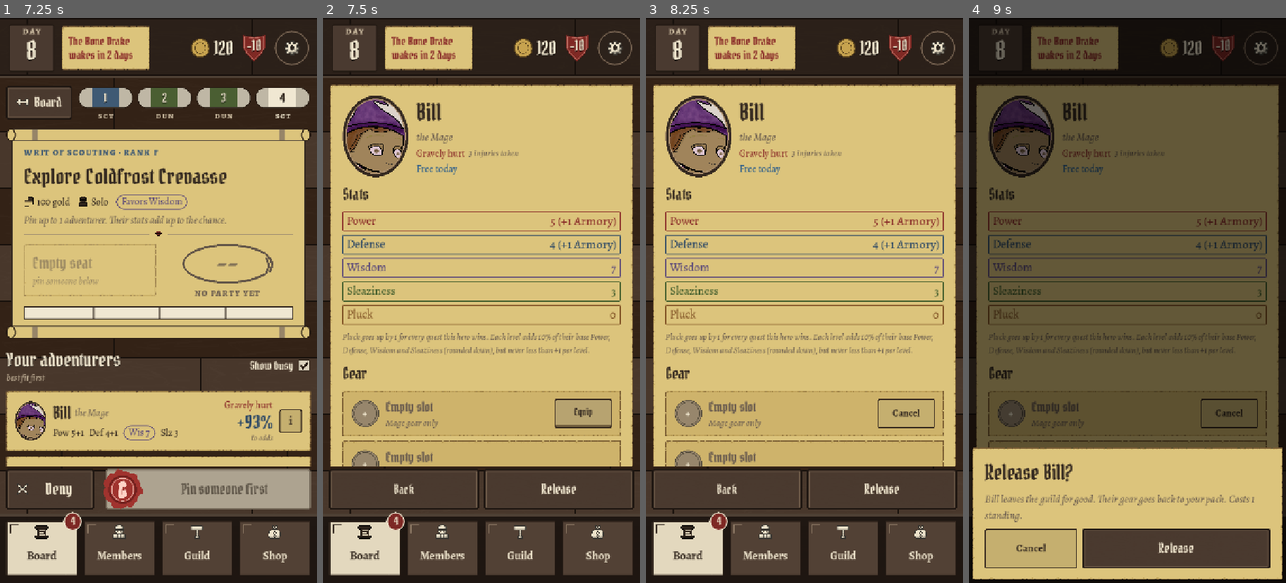
Above: before the commit, frames 1-4 (left to right).
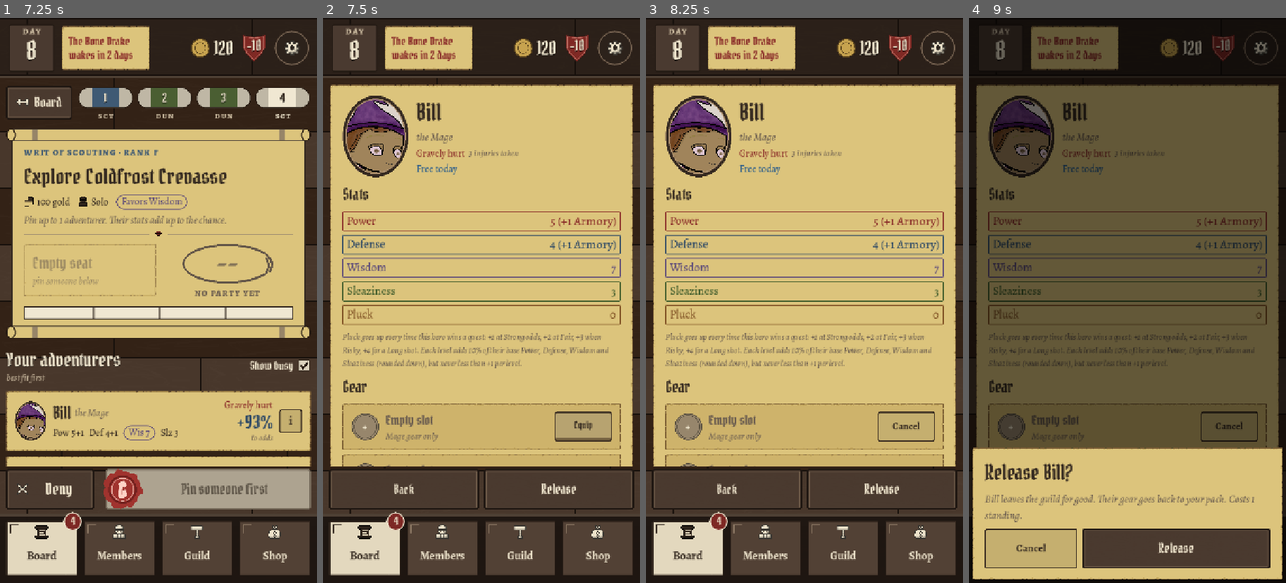
Above: after the commit, the same moments.

Repository: ActuallySanta/Fantasy-Guild-Manager
Game: Godot game, scene res://MobileHall/Playtest/scenario_low_standing.tscn
The game is run twice, just before and just after one commit, with the same random seed, the same clock (stepped at 60 frames per second) and the same inputs. This scene is started directly instead of the project's main scene.
Inputs:
- Up to frame 1 (7.25 s): click "Start" at 0.5 s; click "Next Quest" at 1.25 s; click "Board" at 2 s; click "Next Quest" at 2.75 s; click "1" at 3.5 s; click "2" at 4.25 s; click "3" at 5 s; click "4" at 5.75 s; click "Show busy" at 6.5 s
- Up to frame 2 (7.5 s): click "i" at 7.25 s
- Up to frame 3 (8.25 s): click "Equip" at 8 s
- Up to frame 4 (9 s): click "Release" at 8.75 s

Frame 1 is identical in both runs. In frame 2, 4.1% of the frame differs, in the area x 2-98%, y 15-80%; in frame 3, 3.7%; in frame 4, 1.8%.

Commit message:
pluck fix

Diff:
--- a/MobileHall/Scripts/hall_main.gd
+++ b/MobileHall/Scripts/hall_main.gd
@@ -64,6 +64,17 @@
 ## Standing lost for releasing a living hero, plus one more per level of their
 ## Pluck (letting a veteran go hurts more). Releasing the fallen is free.
 const RELEASE_BASE_STANDING_COST := 1
+## Pluck each party member gains for winning a quest, by the odds the party
+## was sent at: the longer the odds, the more they grow from beating them.
+## Checked top to bottom: the first row whose `min` chance (percent) the odds
+## reach is used. The `min`s match Style.ODDS_BANDS, so the gain lines up with
+## the odds word on Assign Party (Strong odds / Fair odds / Risky / Long shot).
+const PLUCK_GAIN_BY_ODDS := [
+	{"min": 80, "gain": 1},
+	{"min": 60, "gain": 2},
+	{"min": 40, "gain": 3},
+	{"min": 0, "gain": 4},
+]
 ## Bottom tabs, left to right (ids match the Nav_<id> buttons and Tab nodes in the scene).
 const TAB_IDS := ["board", "guild", "upgrades", "shop"]
 ## The Shop tab (goods come from the ItemShop autoload).
@@ -552,6 +563,15 @@
 	return int(entry.quest.calcSuccessChance(party))
 
 
+## Pluck each party member gains for winning a quest sent at `chance` percent
+## (see PLUCK_GAIN_BY_ODDS). A party with no chance yet (-1) counts as a long shot.
+func pluck_gain_for(chance: float) -> int:
+	for row in PLUCK_GAIN_BY_ODDS:
+		if chance >= row.min:
+			return row.gain
+	return PLUCK_GAIN_BY_ODDS[-1].gain
+
+
 ## How many points of success chance this character gives a quest on their own.
 func chance_added_by(entry: Dictionary, character: GuildCharacter) -> int:
 	return int(entry.quest.calcSuccessChance([character]))
@@ -1117,7 +1137,8 @@
 
 ## Play out one quest with DayBar's helpers and pay its gold and standing.
 ## Returns one result for the Day Report:
-##   {quest, party, story, succeeded, chance, gold, standing, injured, died, items, milestone}
+##   {quest, party, story, succeeded, chance, gold, standing, pluck, injured, died, items, milestone}
+## (pluck = what each party member gained, 0 on a failure)
 ## (injured = the party members whose injury level went up on this quest but
 ## who survived; died = the party members who died on it; items = the
 ## equipment found while searching, already added to the pack)
@@ -1151,10 +1172,10 @@
 		# refresh gear rows and unworn counts
 		ItemShop.gear_changed.emit()
 
-	# Increase character pluck by one if the quest succeeded.
-	if succeeded:
-		for character in party:
-			character.pluck += 1
+	# a win raises everyone's Pluck, more for winning against worse odds
+	var pluck_gained := pluck_gain_for(chance) if succeeded else 0
+	for character in party:
+		character.pluck += pluck_gained
 
 	# the dead are listed apart from the hurt, and remember where they fell
 	var injured := []
@@ -1175,6 +1196,7 @@
 		"chance": chance,
 		"gold": gold_earned,
 		"standing": standing_earned,
+		"pluck": pluck_gained,
 		"injured": injured,
 		"died": died,
 		"items": found_items,
--- a/MobileHall/Scripts/report_entry.gd
+++ b/MobileHall/Scripts/report_entry.gd
@@ -57,6 +57,7 @@
 const TEXT_DIED := "Died: %s"
 const TEXT_FOUND := "Found: %s"
 const TEXT_WON := "It is done, master. The reward is ours: %d gold. — %s."
+const TEXT_WON_PLUCK := "It is done, master. The reward is ours: %d gold, and we're bolder for it (+%d Pluck). — %s."
 const TEXT_LOST_GOLD := "Sorry, master. No reward this time, but %s brought back %d gold. — %s."
 const TEXT_LOST := "Sorry, master. No reward this time. — %s."
 const TEXT_NOBODY_CAME_BACK := "Nobody came back to write this letter."
@@ -180,6 +181,10 @@
 		initials.append(character.name.left(1))
 	var signature := " & ".join(initials)
 	if result.succeeded:
+		# results from before Pluck scaled with the odds have no "pluck" key
+		var pluck_gained: int = result.get("pluck", 0)
+		if pluck_gained > 0:
+			return TEXT_WON_PLUCK % [result.gold, pluck_gained, signature]
 		return TEXT_WON % [result.gold, signature]
 	if result.gold > 0:
 		var speaker := "I" if survivors.size() == 1 else "we"
--- a/MobileHall/Scripts/screen_assign.gd
+++ b/MobileHall/Scripts/screen_assign.gd
@@ -53,6 +53,8 @@
 const TEXT_ODDS_DOWN := "%d%%"
 const TEXT_ODDS_NONE := "--"
 const TEXT_ODDS_WORD := "Chance of success"
+## Under the odds: what each hero's Pluck goes up by if the party wins.
+const TEXT_PLUCK_ON_WIN := "%s · win for +%d Pluck"
 # Picker
 const PICK_HEADING := "Your adventurers"
 const PICK_HINT := "best fit first"
@@ -204,7 +206,7 @@
 
 	var chance: int = hall.success_chance(entry, entry.party)
 	var odds := Style.odds_look(chance)
-	_odds_word.text = TEXT_ODDS_WORD if chance >= 0 else odds.word
+	_odds_word.text = TEXT_PLUCK_ON_WIN % [odds.word, hall.pluck_gain_for(chance)] if chance >= 0 else odds.word
 	Style.set_font_color(_odds_value, odds.text_color)
 	Style.tint_art(_odds_circle, odds.text_color)
 	_show_odds_change(chance)
--- a/MobileHall/Scripts/screen_character.gd
+++ b/MobileHall/Scripts/screen_character.gd
@@ -38,7 +38,7 @@
 const BUTTON_TAKE := "Take"
 const BUTTON_TAKE_OFF := "Take off"
 const BUTTON_CANCEL := "Cancel"
-const TEXT_PLUCK_NOTE := "Pluck goes up by 1 for every quest this hero wins. Each level adds 10% of their base Power, Defense, Wisdom and Sleaziness (rounded down), but never less than +1 per level."
+const TEXT_PLUCK_NOTE := "Pluck goes up every time this hero wins a quest: +1 at Strong odds, +2 at Fair, +3 when Risky, +4 for a Long shot. Each level adds 10% of their base Power, Defense, Wisdom and Sleaziness (rounded down), but never less than +1 per level."
 const TEXT_RECRUIT := "Recruit · not hired yet"
 const TEXT_RETURNING := "Former member · wants back in"
 const TEXT_FREE := "Free today"
